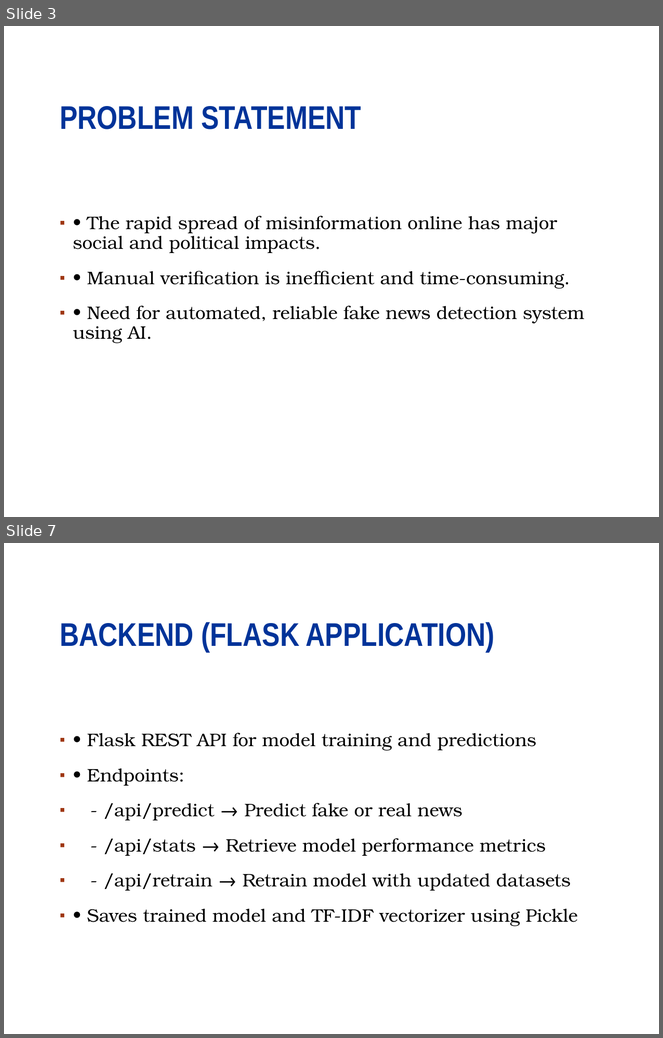
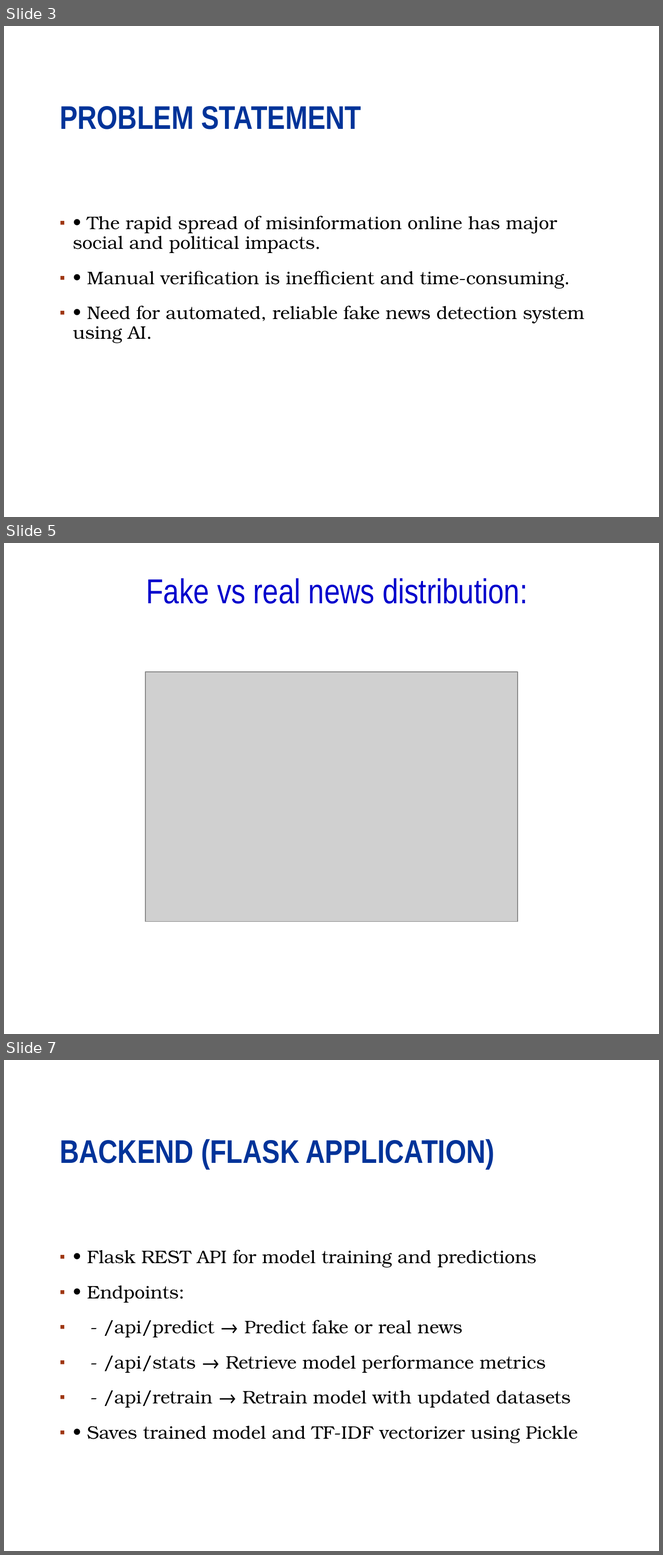
Before and after one commit to abhrojit1/Fake-news-detector-milestone-project, a slide deck: Fake news detection presentation.pptx. Shown one above the other, each under a label of ours: slides 3 and 7 before the commit, slides 3, 5 and 7 after it; the slides between them are not shown. The pictures are 663x1038 and 663x1555 pixels, drawn with LibreOffice and Linux fonts; fonts in the diff are those of the drawing; grey boxes stand for pictures; background and template pictures are left out. Boxes give left, top, right and bottom in pixels: in the first picture for what was removed or moved away, otherwise in the second. Text is boxed around its words. In the diff, an @@ line names an element or a change of style, - is before the commit and + after.

```diff
--- a/Fake news detection presentation.pptx
+++ b/Fake news detection presentation.pptx
@@ slide 5 added at bbox=[4, 543, 659, 1034], background #FFFFFF; not listed: 1 template element that a slide beside it also shows @@
@@ text added at bbox=[146, 578, 528, 604], 38 pt, text #0000CC @@
+    Fake vs real news distribution:
@@ picture added at bbox=[145, 672, 518, 923] @@
```
Also in this commit, not shown: 2 slides changed, 3 other slides added, 2 slides removed, 4 other files.
